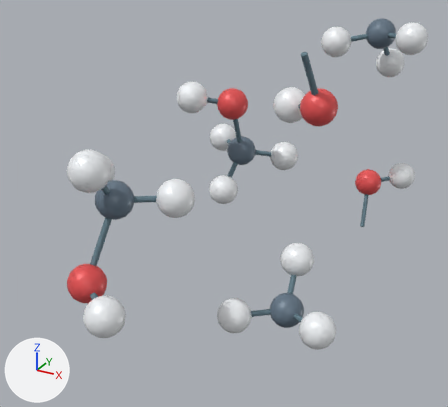
A saved change to the glTF model ChemDex/assets/periodic-table/crystals/cod-4503066.glb.
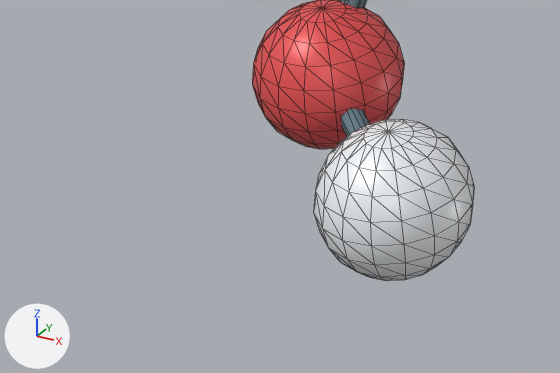
The first picture shows the older version from a 50 mm lens placed at (4.83, -10.42, 4.23), pointed at (-0.55, -0.64, -0.67). The close-ups show the older and then the newer version on the part from 0% to 33% of the width and 65% to 89% of the height of that picture. Only the edits that show in the close-ups are written down. The axes (+X, +Y, +Z) are drawn at lower left. The lights are the same throughout. The close-ups show mesh edges as thin lines.

In view in the first close-up: 'H1 · H · 1', 'Mesh_3.006', 'O1 · O · 1' and 1 more.
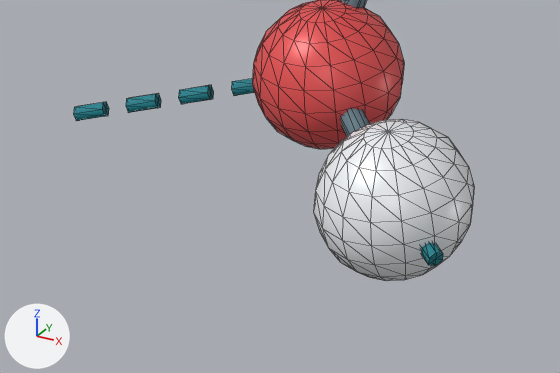
Where the change shows, as pixel boxes (x1, y1, x2, y2) in the close-ups (560 x 373 px):
'Mesh_4.023', added (cyan): after (73, 102, 109, 121)
'Mesh_4.024', added (cyan): after (126, 93, 161, 113)
'Mesh_4.025', added (cyan): after (178, 85, 214, 104)
'Mesh_4.007', added: after (421, 242, 443, 266)
'Mesh_4.026', added: after (231, 78, 255, 96)

Patch to the scene script:
```diff
--- a/ChemDex/assets/periodic-table/crystals/cod-4503066.glb.py
+++ b/ChemDex/assets/periodic-table/crystals/cod-4503066.glb.py
@@ mat_material_4 @@
+mat_material_4 = principled_material('Material_4')
+mat_material_4.base_color = (0.00243, 0.209, 0.258)  # cyan #087e8b
+mat_material_4.roughness = 0.7
@@ me_mesh_4 @@
+me_mesh_4.from_pydata([(0.0, -1.0, 0.5), (0.87, -0.5, 0.5), (0.87, 0.5, 0.5), (0.0, 1.0, 0.5), (-0.87, 0.5, 0.5), (-0.87, -0.5, 0.5), (0.0, -1.0, 0.5), (0.0, -1.0, -0.5), (0.87, -0.5, -0.5), (0.87, 0.5, -0.5), (0.0, 1.0, -0.5), (-0.87, 0.5, -0.5), (-0.87, -0.5, -0.5), (0.0, -1.0, -0.5), (0.0, 0.0, 0.5), (0.0, 0.0, -0.5)], [], [(0, 7, 1), (7, 8, 1), (1, 8, 2), (8, 9, 2), (2, 9, 3), (9, 10, 3), (3, 10, 4), (10, 11, 4), (4, 11, 5), (11, 12, 5), (5, 12, 6), (12, 13, 6), (0, 1, 14), (1, 2, 14), (2, 3, 14), (3, 4, 14), (4, 5, 14), (5, 6, 14), (8, 7, 15), (9, 8, 15), (10, 9, 15), (11, 10, 15), (12, 11, 15), (13, 12, 15)])
+me_mesh_4.materials.append(mat_material_4)  # cyan #087e8b
@@ ob_mesh_4_026 @@
+ob_mesh_4_026 = bpy.data.objects.new('Mesh_4.026', me_mesh_4)
+ob_mesh_4_026.parent = ob_liên_kết_hydrogen
+ob_mesh_4_026.location = (0.733, -8.568, 1.42)
+ob_mesh_4_026.rotation_euler = (-1.146, 1.068, -0.729)  # degrees (-66, 61, -42)
+ob_mesh_4_026.scale = (0.035, 0.035, 0.131)
@@ ob_liên_kết_hydrogen @@
+ob_liên_kết_hydrogen = bpy.data.objects.new('Liên kết hydrogen', None)
+ob_liên_kết_hydrogen.parent = ob_liên_kết_hydrogen___nét_đứt___bảng_cif_nguồn
+ob_liên_kết_hydrogen.location = (0.0, 0.0, 0.0)
@@ ob_liên_kết_hydrogen___nét_đứt___bảng_cif_nguồn @@
+ob_liên_kết_hydrogen___nét_đứt___bảng_cif_nguồn = bpy.data.objects.new('Liên kết hydrogen · nét đứt · bảng CIF nguồn', None)
+ob_liên_kết_hydrogen___nét_đứt___bảng_cif_nguồn.parent = ob_methanol_rắn___122_k
+ob_liên_kết_hydrogen___nét_đứt___bảng_cif_nguồn.location = (0.0, 0.0, 0.0)
@@ ob_mesh_4_025 @@
+ob_mesh_4_025 = bpy.data.objects.new('Mesh_4.025', me_mesh_4)
+ob_mesh_4_025.parent = ob_liên_kết_hydrogen
+ob_mesh_4_025.location = (0.524, -8.673, 1.372)
+ob_mesh_4_025.rotation_euler = (-1.146, 1.068, -0.729)  # degrees (-66, 61, -42)
+ob_mesh_4_025.scale = (0.035, 0.035, 0.131)
@@ ob_mesh_4_024 @@
+ob_mesh_4_024 = bpy.data.objects.new('Mesh_4.024', me_mesh_4)
+ob_mesh_4_024.parent = ob_liên_kết_hydrogen
+ob_mesh_4_024.location = (0.314, -8.778, 1.325)
+ob_mesh_4_024.rotation_euler = (-1.146, 1.068, -0.729)  # degrees (-66, 61, -42)
+ob_mesh_4_024.scale = (0.035, 0.035, 0.131)
@@ ob_mesh_4_023 @@
+ob_mesh_4_023 = bpy.data.objects.new('Mesh_4.023', me_mesh_4)
+ob_mesh_4_023.parent = ob_liên_kết_hydrogen
+ob_mesh_4_023.location = (0.105, -8.883, 1.277)
+ob_mesh_4_023.rotation_euler = (-1.146, 1.068, -0.729)  # degrees (-66, 61, -42)
+ob_mesh_4_023.scale = (0.035, 0.035, 0.131)
@@ ob_mesh_4_007 @@
+ob_mesh_4_007 = bpy.data.objects.new('Mesh_4.007', me_mesh_4)
+ob_mesh_4_007.parent = ob_liên_kết_hydrogen
+ob_mesh_4_007.location = (2.022, -8.994, 1.279)
+ob_mesh_4_007.rotation_euler = (1.995, 1.068, 1.483)  # degrees (114, 61, 85)
+ob_mesh_4_007.scale = (0.035, 0.035, 0.116)
```
